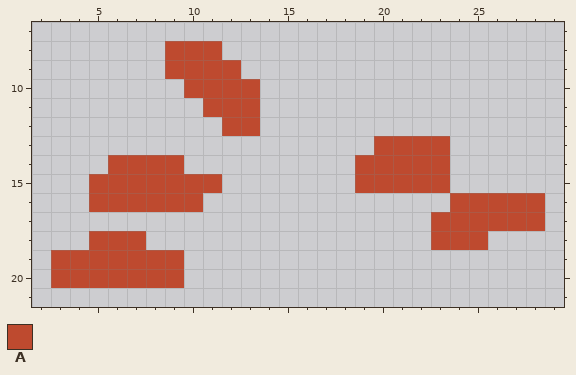
Edited in one commit: pixel-art sprite (Sprites/Acorn/acorn_break3.png). The first picture shows the starting point.
The file is 32x32 pixels. Shown: x 2..29, y 7..21.
Palette (. is transparent): A #be4a2f
After:
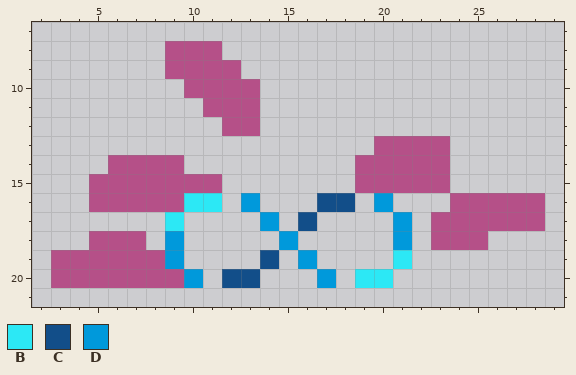
Colours new in this view: B #2ce8f5  C #124e89  D #0099db
From old to new:
colour A: #be4a2f -> #b55088
y 16: x 10..11 A. -> BB; x 13 . -> D; x 17..18 .. -> CC; x 20 . -> D
y 17: x 9 . -> B; x 14 . -> D; x 16 . -> C; x 21 . -> D
y 18: x 9 . -> D; x 15 . -> D; x 21 . -> D
y 19: x 9 A -> D; x 14 . -> C; x 16 . -> D; x 21 . -> B
y 20: x 10 . -> D; x 12..13 .. -> CC; x 17 . -> D; x 19..20 .. -> BB
Changed places in both pictures, as pixel boxes (x1, y1, x2, y2):
changed: (51, 41, 545, 288)
